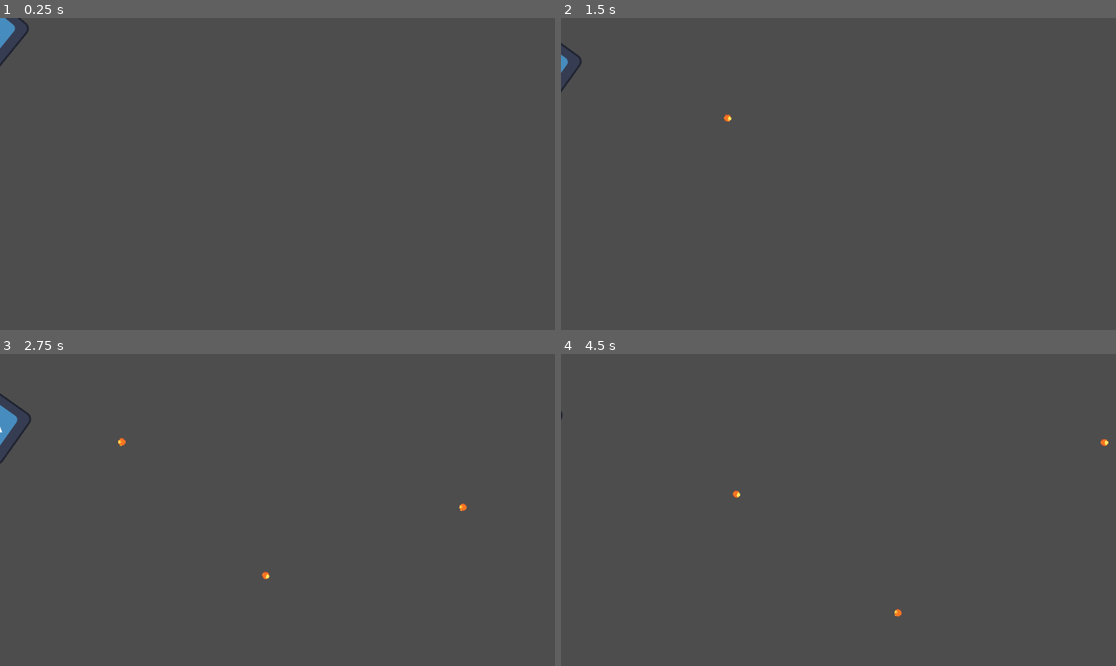
Above: before the commit, frames 1-4 (two rows, left to right).
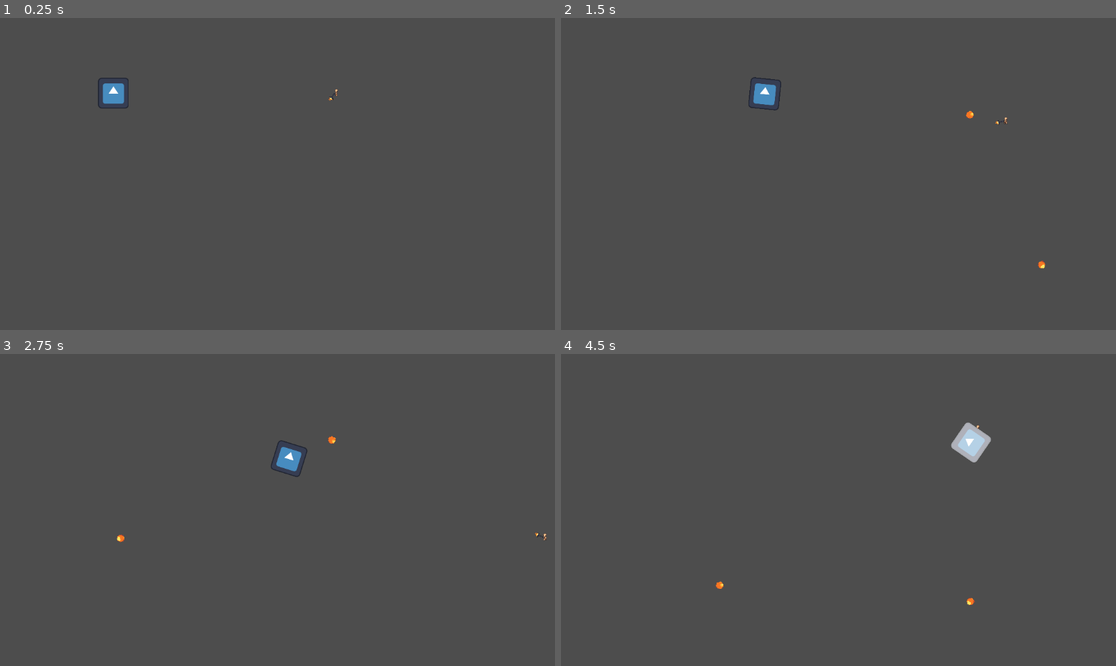
Above: after the commit, the same moments.

Repository: MadeInShineA/goose-defender
Game: Godot game, scene res://scenes/game/game.tscn
Same seed, same stepped clock (60 frames per second), same inputs: the game is played once before the commit and once after it. The engine's default icon, where the game draws it, is replaced by a stand-in: a white triangle on a blue panel in a dark square.
Inputs (mouse positions are in pixels of both pictures, inside the frame that each line leads up to):
- Up to frame 1 (0.25 s): no input
- Up to frame 2 (1.5 s): move the mouse to (960, 158) at 0.52 s; hold D (moving_right) 0.53-1.28 s; click (960, 158) at 0.6 s; move the mouse to (727, 189) at 1.27 s; hold S (moving_down) from 1.28 s (still down); click (727, 189) at 1.35 s
- Up to frame 3 (2.75 s): move the mouse to (333, 441) at 2.02 s; release S (moving_down) at 2.03 s; hold D (moving_right) from 2.03 s (still down); click (333, 441) at 2.1 s
- Up to frame 4 (4.5 s): move the mouse to (810, 572) at 2.77 s; release D (moving_right) at 2.78 s; hold W (moving_up) 2.78-3.53 s; click (810, 572) at 2.85 s; move the mouse to (1005, 556) at 3.52 s; hold A (moving_left) from 3.53 s (still down); click (1005, 556) at 3.6 s; move the mouse to (672, 463) at 4.27 s; click (672, 463) at 4.35 s

The runs differ from the first frame. In frame 1, 0.6% of the frame differs, in the area x 0-61%, y 0-29%; in frame 2, 0.6%; in frame 3, 0.8%, in the area x 0-99%, y 12-73%; in frame 4, 0.7%.

Commit message:
Added enemy health and white / blinking effects$

Diff:
--- /dev/null
+++ b/scenes/blinker/blinker.gd
@@ -0,0 +1,20 @@
+extends Node
+
+@onready var blink_timer = $blinkerTimer
+@onready var duration_timer = $durationTimer
+var blink_object: Node2D
+
+func start_blinking(object, duration):
+	blink_object = object
+	duration_timer.wait_time = duration
+	duration_timer.start()
+	blink_timer.start()
+
+
+func _on_blinker_timer_timeout() -> void:
+	blink_object.visible = !blink_object.visible
+
+
+func _on_duration_timer_timeout() -> void:
+	blink_timer.stop()
+	blink_object.visible = true
--- /dev/null
+++ b/scenes/blinker/blinker.tscn
@@ -0,0 +1,14 @@
+[gd_scene load_steps=2 format=3 uid="uid://dh60tdtrgj7mm"]
+
+[ext_resource type="Script" uid="uid://cojvjgc6fadax" path="res://scenes/blinker/blinker.gd" id="1_b68aw"]
+
+[node name="blinker" type="Node"]
+script = ExtResource("1_b68aw")
+
+[node name="blinkerTimer" type="Timer" parent="."]
+wait_time = 0.1
+
+[node name="durationTimer" type="Timer" parent="."]
+
+[connection signal="timeout" from="blinkerTimer" to="." method="_on_blinker_timer_timeout"]
+[connection signal="timeout" from="durationTimer" to="." method="_on_duration_timer_timeout"]
--- a/scenes/enemy/enemy.gd
+++ b/scenes/enemy/enemy.gd
@@ -2,6 +2,16 @@
 
 @onready var target1 = $"../Player"
 @onready var target2 = $"../Player"
+@onready var hurtbox = $hurtbox
+@onready var blinker = $blinker
+@export var life: int = 10
+@export var whiten_material: ShaderMaterial
+const whiten_duration: float = 0.15
+const blinking_duration = 1
+
+
+
+
 var target: Node2D = null
 var speed = 150
 
@@ -23,3 +33,16 @@
 		velocity = direction * speed
 		look_at(target.position)
 		move_and_slide()
+
+func _on_hurtbox_area_entered(area: Area2D) -> void:
+
+	# TODO why calling the hurtbix function doesn't work ??
+	area.queue_free()
+
+	life -= 1
+	if life == 0:
+		self.queue_free()
+	whiten_material.set_shader_parameter("whiten", true)
+	await(get_tree().create_timer(whiten_duration)).timeout
+	whiten_material.set_shader_parameter("whiten", false)
+	blinker.start_blinking(self, blinking_duration)
--- /dev/null
+++ b/scenes/enemy/enemy.tres
@@ -0,0 +1,8 @@
+[gd_resource type="ShaderMaterial" load_steps=2 format=3 uid="uid://crd3kqv364xga"]
+
+[ext_resource type="Shader" uid="uid://bcp4ueopqumyn" path="res://scenes/enemy/hit-shader.gdshader" id="1_juwh8"]
+
+[resource]
+resource_local_to_scene = true
+shader = ExtResource("1_juwh8")
+shader_parameter/whiten = false
--- a/scenes/enemy/enemy.tscn
+++ b/scenes/enemy/enemy.tscn
@@ -1,17 +1,41 @@
-[gd_scene load_steps=4 format=3 uid="uid://ghue8q3t70uy"]
+[gd_scene load_steps=8 format=3 uid="uid://ghue8q3t70uy"]
 
 [ext_resource type="Script" uid="uid://c1wvpwxv6tp6j" path="res://scenes/enemy/enemy.gd" id="1_a3pup"]
 [ext_resource type="Texture2D" uid="uid://33753ss22kl4" path="res://icon.svg" id="2_40wdo"]
+[ext_resource type="Material" uid="uid://crd3kqv364xga" path="res://scenes/enemy/enemy.tres" id="2_tjssy"]
+[ext_resource type="Script" uid="uid://dnlhw6wh2mkwi" path="res://scenes/enemy/hurtbox.gd" id="3_40wdo"]
+[ext_resource type="PackedScene" uid="uid://dh60tdtrgj7mm" path="res://scenes/blinker/blinker.tscn" id="5_gl05p"]
 
 [sub_resource type="RectangleShape2D" id="RectangleShape2D_4gyqm"]
-size = Vector2(111, 152)
+size = Vector2(63, 62.5)
+
+[sub_resource type="RectangleShape2D" id="RectangleShape2D_a3pup"]
+size = Vector2(63.5, 62.5)
 
 [node name="Enemy" type="CharacterBody2D"]
+collision_layer = 0
+collision_mask = 0
 script = ExtResource("1_a3pup")
+whiten_material = ExtResource("2_tjssy")
 
 [node name="Sprite2D" type="Sprite2D" parent="."]
+material = ExtResource("2_tjssy")
+scale = Vector2(0.5, 0.5)
 texture = ExtResource("2_40wdo")
 
+[node name="hurtbox" type="Area2D" parent="."]
+collision_layer = 2
+collision_mask = 2
+script = ExtResource("3_40wdo")
+
+[node name="CollisionShape2D" type="CollisionShape2D" parent="hurtbox"]
+position = Vector2(0.5, -0.75)
+shape = SubResource("RectangleShape2D_4gyqm")
+
 [node name="CollisionShape2D" type="CollisionShape2D" parent="."]
-position = Vector2(0, -12)
-shape = SubResource("RectangleShape2D_4gyqm")
+position = Vector2(0, -1.25)
+shape = SubResource("RectangleShape2D_a3pup")
+
+[node name="blinker" parent="." instance=ExtResource("5_gl05p")]
+
+[connection signal="area_entered" from="hurtbox" to="." method="_on_hurtbox_area_entered"]
--- /dev/null
+++ b/scenes/enemy/hit-shader.gdshader
@@ -0,0 +1,23 @@
+shader_type canvas_item;
+
+uniform bool whiten = false;
+
+void vertex() {
+	// Called for every vertex the material is visible on.
+}
+
+void fragment() {
+	vec4 texture_color = texture(TEXTURE, UV);
+	if(whiten) {
+		vec3 white = vec3(1, 1, 1);
+		vec3 whitened_texture_rgb = mix(texture_color.rgb, white, 0.6);
+		COLOR = vec4(whitened_texture_rgb, texture_color.a);
+	} else {
+		COLOR = texture_color;
+	}
+}
+
+//void light() {
+//	// Called for every pixel for every light affecting the CanvasItem.
+//	// Uncomment to replace the default light processing function with this one.
+//}
--- /dev/null
+++ b/scenes/enemy/hurtbox.gd
@@ -0,0 +1,5 @@
+extends Area2D
+const whiten_duration: float = 0.15
+
+func _on_hitbox_body_entered(area: Area2D) -> void:
+	print("yo")
--- a/scenes/game/game.tscn
+++ b/scenes/game/game.tscn
@@ -1,12 +1,20 @@
-[gd_scene load_steps=3 format=3 uid="uid://cmg7usyb3ym41"]
+[gd_scene load_steps=5 format=3 uid="uid://cmg7usyb3ym41"]
 
 [ext_resource type="PackedScene" uid="uid://0ivogf4nn6u6" path="res://scenes/player/player.tscn" id="1_sul5r"]
 [ext_resource type="PackedScene" uid="uid://ghue8q3t70uy" path="res://scenes/enemy/enemy.tscn" id="2_7h61r"]
+[ext_resource type="Shader" uid="uid://bcp4ueopqumyn" path="res://scenes/enemy/hit-shader.gdshader" id="3_0sr1o"]
+
+[sub_resource type="ShaderMaterial" id="ShaderMaterial_kelw5"]
+resource_local_to_scene = true
+shader = ExtResource("3_0sr1o")
+shader_parameter/whiten = false
 
 [node name="Node2D" type="Node2D"]
 
 [node name="Player" parent="." instance=ExtResource("1_sul5r")]
-position = Vector2(-104, 128)
+position = Vector2(698, 156)
 rotation = -0.00345038
 
 [node name="Enemy" parent="." instance=ExtResource("2_7h61r")]
+position = Vector2(198, 156)
+whiten_material = SubResource("ShaderMaterial_kelw5")
--- a/scenes/player/player.gd
+++ b/scenes/player/player.gd
@@ -1,6 +1,6 @@
 extends CharacterBody2D
 
-const MAX_SPEED: int = 50
+const MAX_SPEED: int = 300
 const ACCELERATION: int = 10000
 const FRICTION: int = 100000
 
--- a/scenes/projectile/projectile.tscn
+++ b/scenes/projectile/projectile.tscn
@@ -30,7 +30,12 @@
 "speed": 10.0
 }]
 
-[node name="Projectile" type="Node2D"]
+[sub_resource type="CircleShape2D" id="CircleShape2D_tncby"]
+radius = 9.0
+
+[node name="Projectile" type="Area2D"]
+collision_layer = 2
+collision_mask = 2
 script = ExtResource("1_qxf0c")
 SPEED = 500
 
@@ -38,3 +43,6 @@
 scale = Vector2(0.05, 0.05)
 sprite_frames = SubResource("SpriteFrames_1umjp")
 frame_progress = 0.210131
+
+[node name="CollisionShape2D" type="CollisionShape2D" parent="."]
+shape = SubResource("CircleShape2D_tncby")
Not shown, added: scenes/blinker/blinker.gd.uid
Not shown, added: scenes/enemy/hit-shader.gdshader.uid
Not shown, added: scenes/enemy/hurtbox.gd.uid
Not shown: 1 places in scenes/projectile/projectile.tscn that only renumber resources
